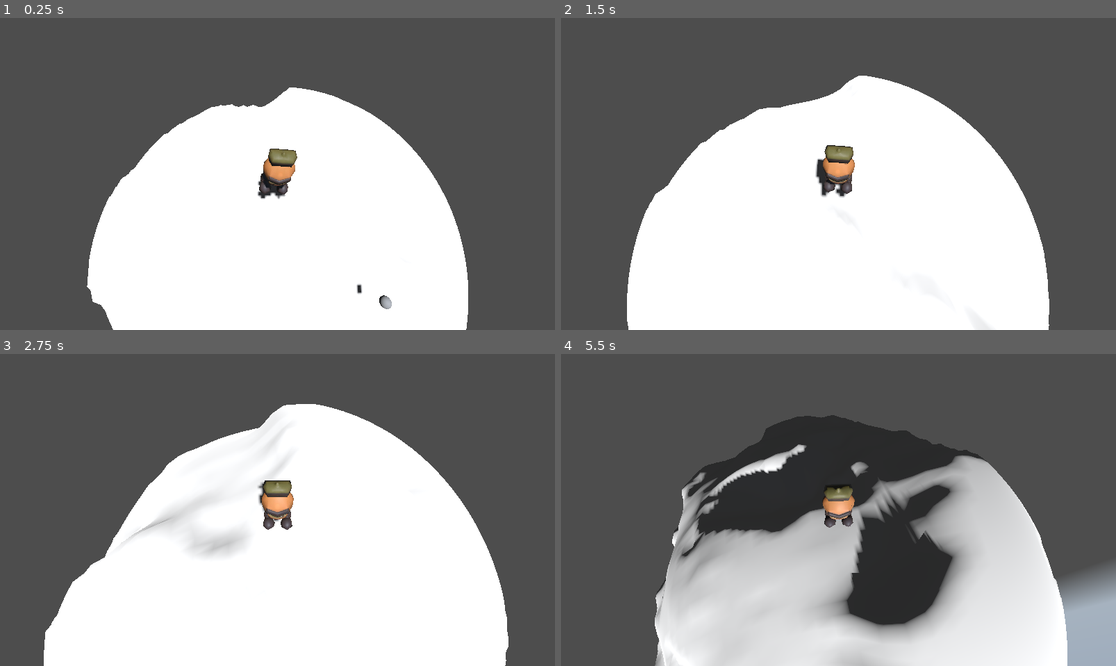
Above: before the commit, frames 1-4 (two rows, left to right).
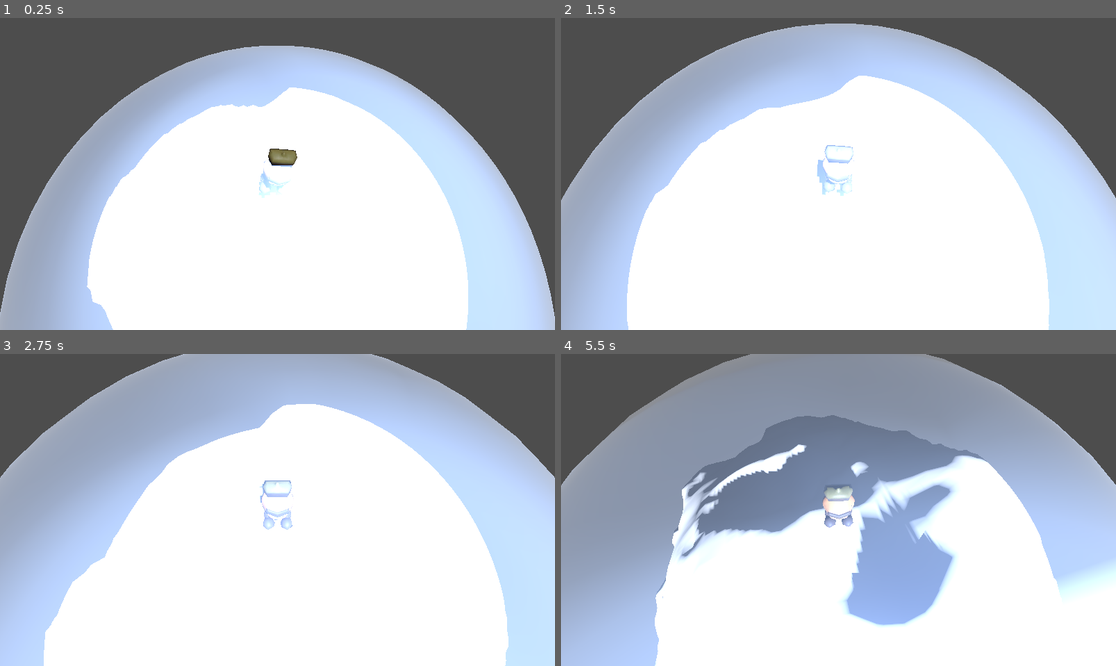
Above: after the commit, the same moments.

Repository: fsrechia/ggj25-blob
Game: Godot game, scene res://Scenes/PlanetScene.tscn
Two runs of this game, one before a commit and one after it. Both use one fixed random seed, a clock stepped at 60 frames per second and the inputs below. A sky picture missing from this copy of the repository is replaced by a grey-blue gradient.
Inputs (mouse positions are in pixels of both pictures, inside the frame that each line leads up to):
- Up to frame 1 (0.25 s): no input
- Up to frame 2 (1.5 s): tap Enter (ui_accept) at 0.5 s; move the mouse to (866, 174) at 0.52 s; hold F (interact) 0.53-1.28 s; hold W (forward) from 0.53 s (still down); tap Space (jump) at 0.77 s; move the mouse to (810, 174) at 1.27 s; tap F (interact) at 1.35 s
- Up to frame 3 (2.75 s): keep holding W (forward); tap Space (jump) at 1.52 s; move the mouse to (288, 503) at 2.02 s; hold F (interact) from 2.03 s (still down)
- Up to frame 4 (5.5 s): keep holding W (forward); move the mouse to (832, 516) at 2.77 s; release F (interact) at 2.78 s; tap F (interact) at 2.85, 4.35 s; tap Space (jump) at 3.02, 3.77, 4.52 s; move the mouse to (877, 513) at 3.52 s; hold F (interact) 3.53-4.28 s; move the mouse to (794, 506) at 4.27 s; move the mouse to (844, 510) at 5.02 s; hold F (interact) from 5.03 s (still down)

The runs differ from the first frame. In frame 1, 28% of the frame differs, in the area x 0-100%, y 8-100%; in frame 2, 34%; in frame 3, 41%; in frame 4, 83%, in the area x 0-100%, y 0-100%.

Commit message:
Add sample bubble around the planet

Diff:
--- a/Scenes/PlanetScene.tscn
+++ b/Scenes/PlanetScene.tscn
@@ -14,6 +14,14 @@
 [ext_resource type="Script" path="res://Scenes/ScriptedAudioStream.gd" id="11_mb7kq"]
 
 [sub_resource type="SphereShape3D" id="2"]
+
+[sub_resource type="StandardMaterial3D" id="StandardMaterial3D_4f7cl"]
+transparency = 1
+blend_mode = 1
+albedo_color = Color(0.721569, 0.819608, 1, 1)
+metallic = 0.99
+metallic_specular = 0.56
+roughness = 0.23
 
 [sub_resource type="SphereMesh" id="SphereMesh_mcsil"]
 
@@ -70,7 +78,9 @@
 environment = ExtResource("5_5kygm")
 
 [node name="AtmosphericBubble" type="MeshInstance3D" parent="."]
-transform = Transform3D(1, 0, 0, 0, 1, 0, 0, 0, 1, 0, 50.9294, -3.82828)
+transform = Transform3D(110, 0, 0, 0, 110, 0, 0, 0, 110, 0, 0, 0)
+material_override = SubResource("StandardMaterial3D_4f7cl")
+transparency = 0.6
 mesh = SubResource("SphereMesh_mcsil")
 script = ExtResource("6_xcch3")
 
Not shown: 1 places in Scenes/PlanetScene.tscn that only renumber resources
